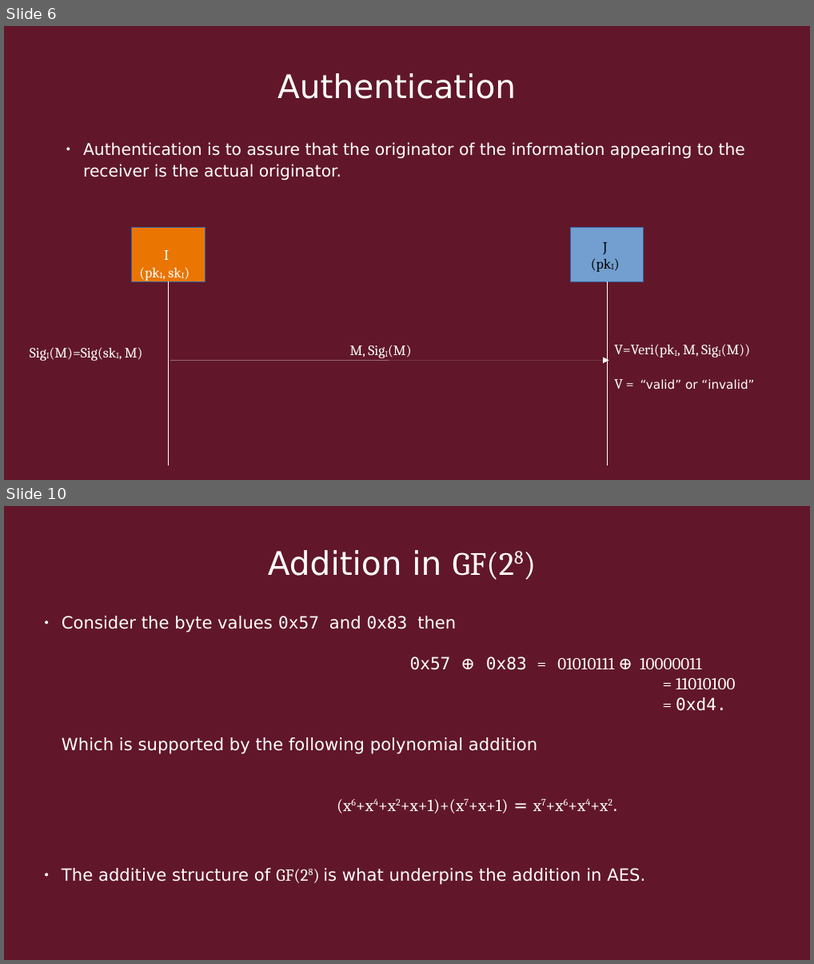
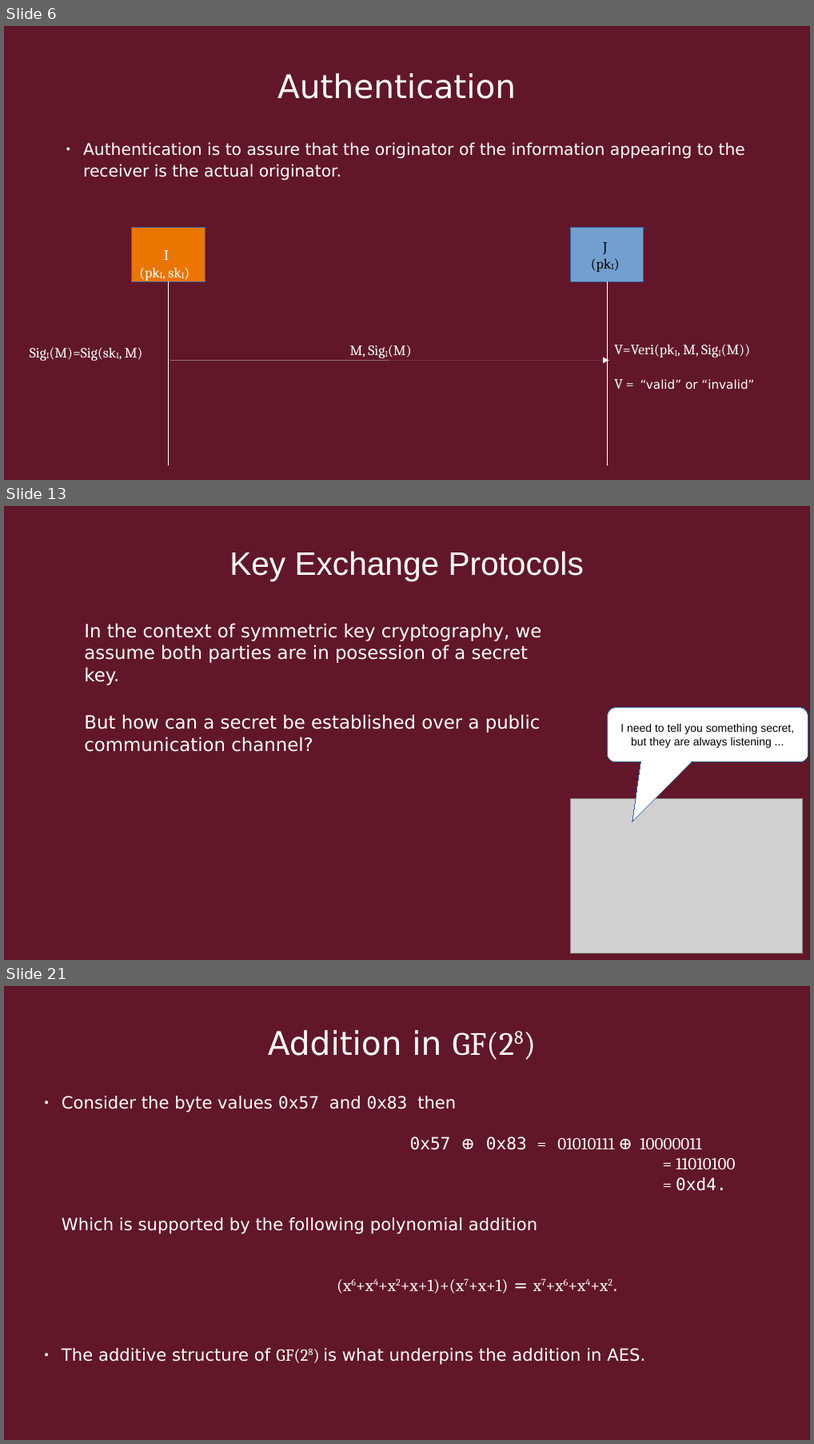
Before and after one commit to Quin-Darcy/seccom, a slide deck: presentation/cryptography_and_network_protocols.odp. Shown one above the other, each under a label of ours: slides 6 and 10 before the commit, slides 6, 13 and 21 after it; the slides between them are not shown. The pictures are 814x964 and 814x1444 pixels, drawn with LibreOffice and Linux fonts; fonts in the diff are those of the drawing; grey boxes stand for pictures. Boxes give left, top, right and bottom in pixels: in the first picture for what was removed or moved away, otherwise in the second. Text is boxed around its words. In the diff, an @@ line names an element or a change of style, - is before the commit and + after.

Commit message:
added more slides and pictures

```diff
--- a/presentation/cryptography_and_network_protocols.odp
+++ b/presentation/cryptography_and_network_protocols.odp
@@ slide 13 added at (x1=4, y1=506, x2=810, y2=960), background #611729 @@
@@ title added at (x1=230, y1=551, x2=584, y2=580), 32 pt, text #FFFFFF @@
+Key Exchange Protocols
@@ text added at (x1=84, y1=623, x2=542, y2=685), 18 pt, text #FFFFFF @@
+In the context of symmetric key cryptography, we assume both parties are in posession of a secret key.
@@ text added at (x1=84, y1=714, x2=541, y2=752), 18 pt, text #FFFFFF @@
+But how can a secret be established over a public communication channel?
@@ rounded speech box added at (x1=608, y1=708, x2=809, y2=762), fill #FFFFFF, outline #3465A4 0 pt, 11 pt, text #000000 @@
+I need to tell you something secret, but they are always listening ...
@@ picture added at (x1=571, y1=799, x2=803, y2=953) @@
@@ what was slide 10 is now slide 21 @@
```
Also in this commit, not shown: 3 slides changed, 11 other slides added, 1 slide removed, 4 other files.
